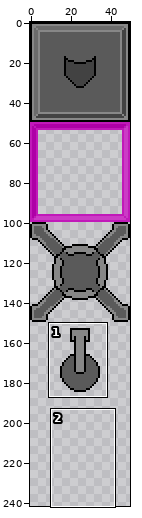
Sprite sheet, stored at games/TurnBasedGames/Bouncy/assets/sprites/deployables.png. Above: a wide view before the commit, with the close-up outlined.
Close-up. Before:
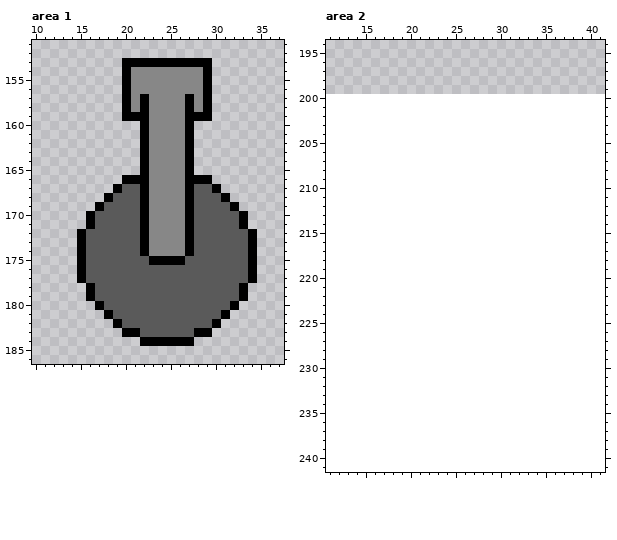
The file is 50x200 pixels. Colours within 5 levels of each other are drawn and written as one. Shown: area 1: x 10..37, y 151..186; area 2: x 11..41, y 194..241. The old version is drawn lined up with the new one, on the new canvas. The wide view leaves out empty margins.
After the commit:
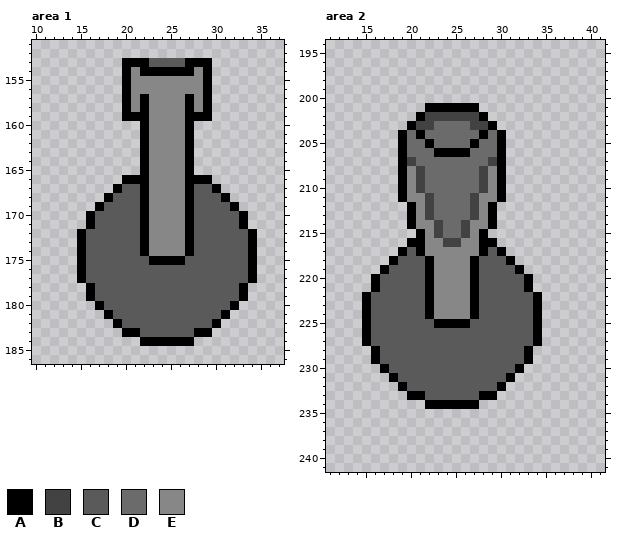
Palette (. is transparent): A #000000  B #424242  C #5a5a5a  D #6b6b6b  E #878787
The edit:
canvas 50x200 -> 50x250
Area 1:
Colour E becomes colour A in row 154 at x 22 to 27.
Colour A becomes colour C in row 153 at x 23 to 26.
Area 2:
The author put colour A in row 201 at x 22 to 27; in row 202 at x 21 and 28; in row 203 at x 20 and 29; in row 204 at x 19, 21, 28 and 30; in row 205 at x 19, 22, 27 and 30; in row 206 at x 19, 23 to 26 and 30.
The author put colour A in rows 207 to 211 at x 19 and 30; in rows 212 to 214 at x 20 and 29; in row 215 at x 21 and 28; in row 216 at x 20 to 21 and 28 to 29; in row 217 at x 19, 21, 28 and 30; in row 218 at x 18, 22, 27 and 31.
The author put colour A in row 219 at x 17, 22, 27 and 32; in rows 220 to 221 at x 16, 22, 27 and 33; in rows 222 to 224 at x 15, 22, 27 and 34; in row 225 at x 15, 23 to 26 and 34; in rows 226 to 227 at x 15 and 34; in rows 228 to 229 at x 16 and 33.
The author put colour A in row 230 at x 17 and 32; in row 231 at x 18 and 31; in row 232 at x 19 and 30; in row 233 at x 20 to 21 and 28 to 29; in row 234 at x 22 to 27.
The author put colour B in row 202 at x 22 to 27; in row 203 at x 21 to 22 and 27 to 28; in row 207 at x 20 and 29; in rows 208 to 210 at x 21 and 28; in rows 211 to 213 at x 22 and 27; in rows 214 to 215 at x 23 and 26.
The author put colour B in row 216 at x 24 to 25.
The author put colour C in row 217 at x 20 and 29; in row 218 at x 19 to 21 and 28 to 30; in row 219 at x 18 to 21 and 28 to 31; in rows 220 to 221 at x 17 to 21 and 28 to 32; in rows 222 to 224 at x 16 to 21 and 28 to 33; in row 225 at x 16 to 22 and 27 to 33.
The author put colour C in rows 226 to 227 at x 16 to 33; in rows 228 to 229 at x 17 to 32; in row 230 at x 18 to 31; in row 231 at x 19 to 30; in row 232 at x 20 to 29; in row 233 at x 22 to 27.
The author put colour D in row 203 at x 23 to 26; in row 204 at x 20, 22 to 27 and 29; in row 205 at x 20 to 21, 23 to 26 and 28 to 29; in row 206 at x 20 to 22 and 27 to 29; in row 207 at x 21 to 28; in rows 208 to 210 at x 22 to 27.
The author put colour D in rows 211 to 213 at x 23 to 26; in rows 214 to 215 at x 24 to 25.
The author put colour E in rows 208 to 210 at x 20 and 29; in row 211 at x 20 to 21 and 28 to 29; in rows 212 to 213 at x 21 and 28; in row 214 at x 21 to 22 and 27 to 28; in row 215 at x 22 and 27; in row 216 at x 22 to 23 and 26 to 27.
The author put colour E in row 217 at x 22 to 27; in rows 218 to 224 at x 23 to 26.
